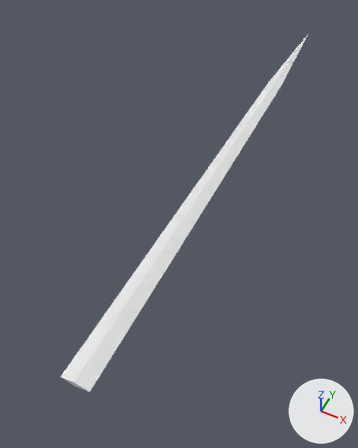
A saved change to the glTF model godot/assets/waffen/modelle/grossschwertklinge/t3_2.glb.
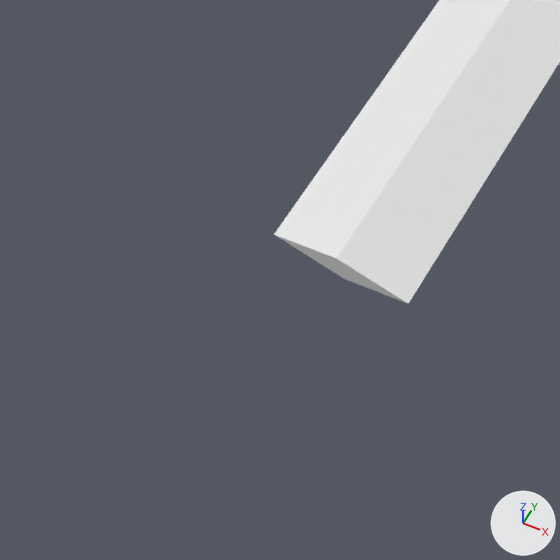
Old and new are each drawn whole from a camera (50 mm lens) standing at (0.307, -0.034, 0.78) and looking at (-0.047, 0.676, -0.106) and again close up on the part from 0% to 34% of the width and 73% to 100% of the height. Arrows for +X, +Y and +Z are at lower right; the lights stay in place. The last two pictures show the newer version. Vertices at exactly the same position are counted once.

Objects in the first close-up: 'grossschwertklinge_t3_2'.
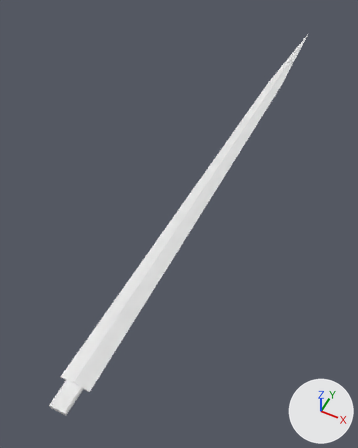
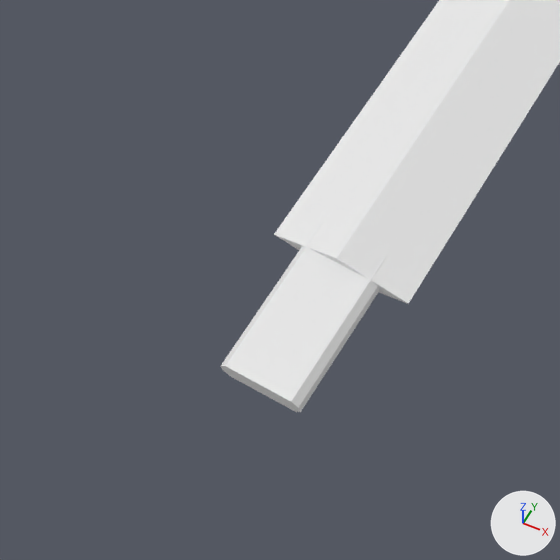
What the commit changed:
me_grossschwertklinge_t3_2 is used by ob_grossschwertklinge_t3_2; location (0.0, 0.0, 0.0).
me_grossschwertklinge_t3_2 had 17 vertices, 30 faces and spanned x -0.029..0.029, y 0.2..1.512, z -0.008..0.008.
me_grossschwertklinge_t3_2 now has 33 vertices, 58 faces and spans x -0.029..0.029, y 0.152..1.512, z -0.008..0.008.
me_grossschwertklinge_t3_2 part 1: a new loose piece of 16 vertices spanning x -0.016..0.016, y 0.152..0.21, z -0.005..0.005, in mat_klinge (white #e7e7e7).

Location of each change, [x1, y1, x2, y2] in pixels of the close-ups (560 x 560 px):
'grossschwertklinge_t3_2', reshaped: before [274, 0, 560, 304]; after [221, 0, 560, 412]
part 1 of me_grossschwertklinge_t3_2, added: after [221, 224, 387, 412]
